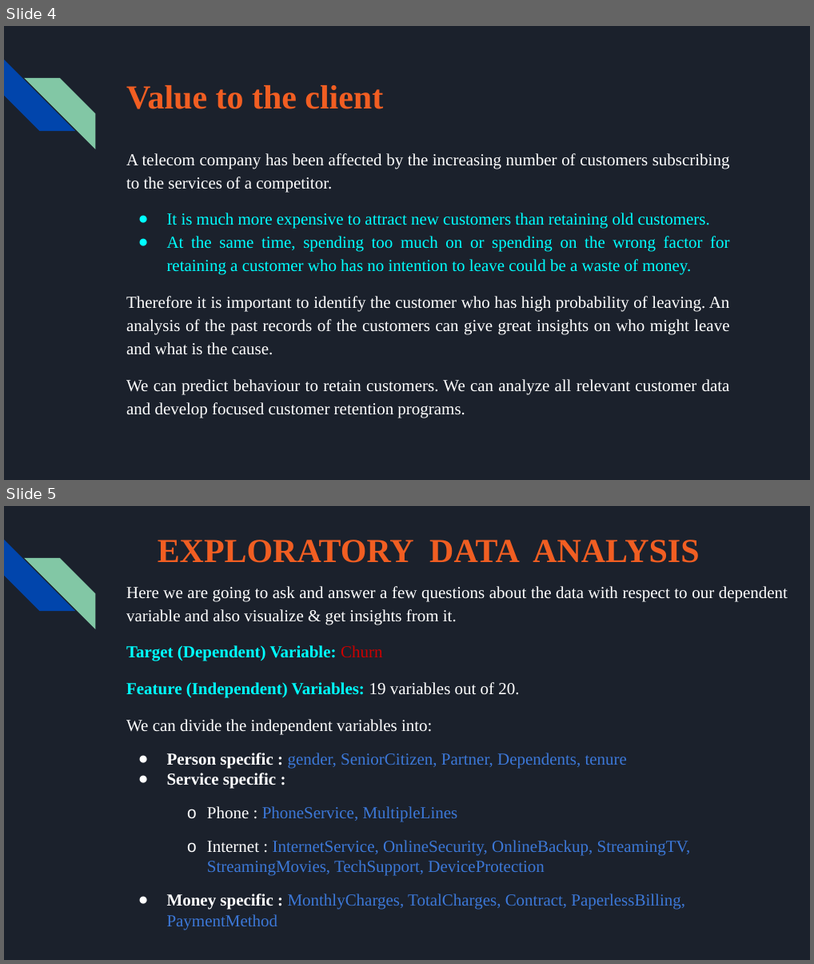
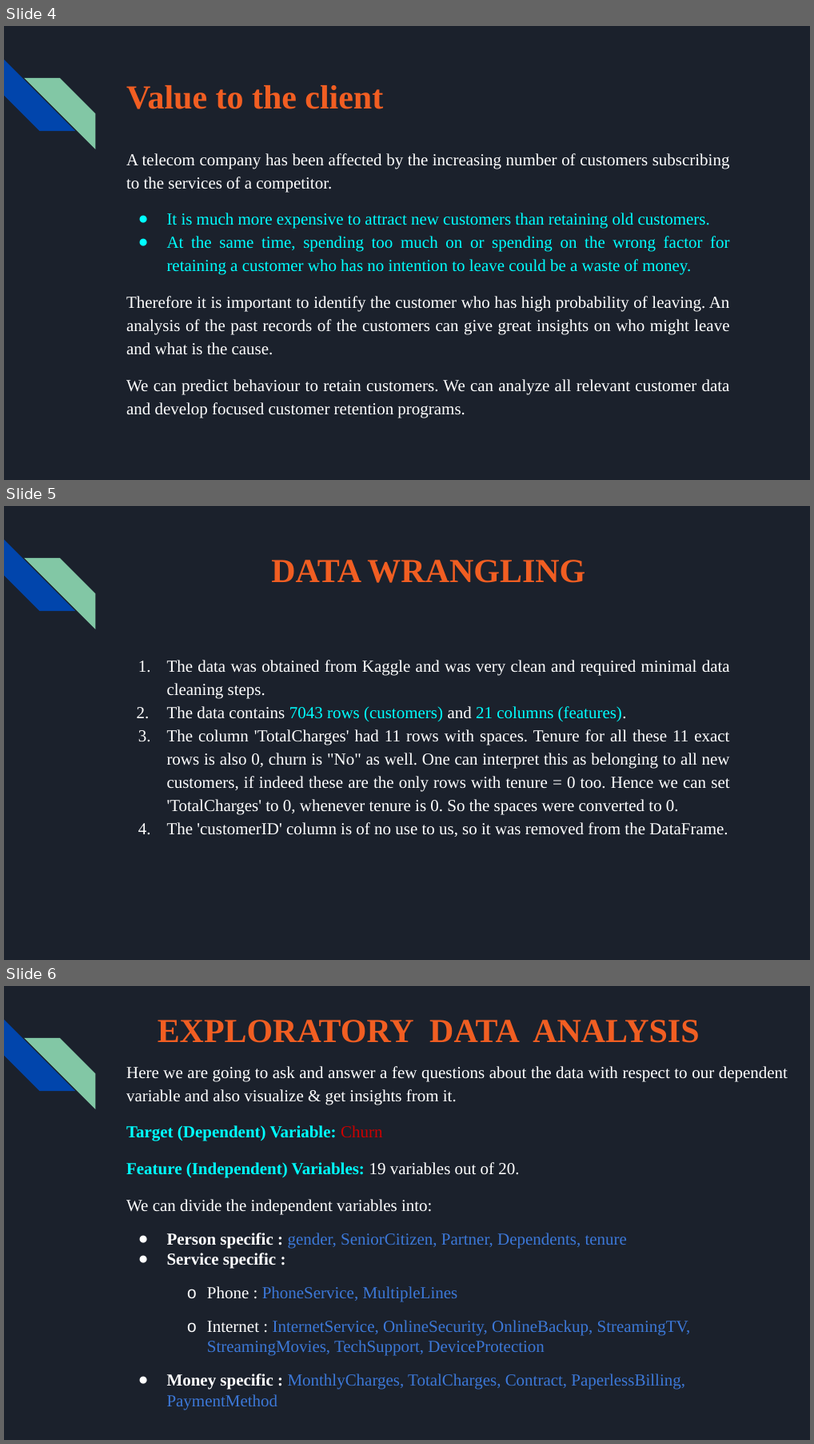
Before and after one commit to SanjeevDeka/Capstone-Project-1, a slide deck: Telecom Customer Churn Prediction slides.pptx. Shown one above the other, each under a label of ours: slides 4 and 5 before the commit, slides 4, 5 and 6 after it. The pictures are 814x964 and 814x1444 pixels, drawn with LibreOffice and Linux fonts; fonts in the diff are those of the drawing. Boxes give left, top, right and bottom in pixels: in the first picture for what was removed or moved away, otherwise in the second. Text is boxed around its words. In the diff, an @@ line names an element or a change of style, - is before the commit and + after.

```diff
--- a/Telecom Customer Churn Prediction slides.pptx
+++ b/Telecom Customer Churn Prediction slides.pptx
@@ slide 5 added at [4, 506, 810, 960], background #1B212C; not listed: 2 template elements that a slide beside it also shows @@
@@ title added at [271, 560, 586, 583], 30 pt, text #F15E22, bold @@
+DATA WRANGLING
@@ text added at [167, 660, 730, 836], 15 pt, text #FFFFFF @@
+1. The data was obtained from Kaggle and was very clean and required minimal data cleaning steps.
+2. The data contains 7043 rows (customers) and 21 columns (features).
+3. The column 'TotalCharges' had 11 rows with spaces. Tenure for all these 11 exact rows is also 0, churn is "No" as well. One can interpret this as belonging to all new customers, if indeed these are the only rows with tenure = 0 too. Hence we can set 'TotalCharges' to 0, whenever tenure is 0. So the spaces were converted to 0.
+4. The 'customerID' column is of no use to us, so it was removed from the DataFrame.
@@ what was slide 5 is now slide 6 @@
```
Also in this commit, not shown: 2 slides changed.
